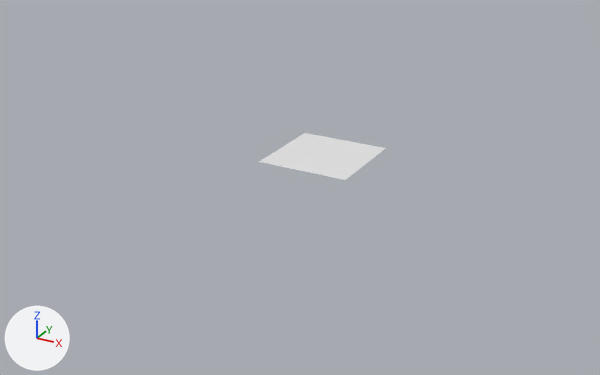
A saved change to the Blender file 00_filestructure/01_Models/lk-feld.blend.
Both versions are drawn from a 50 mm camera at (60.0, -117.4, 51.6) aimed at (-2.5, -3.9, -5.1). Every picture has the same lights, and +X, +Y and +Z are marked at lower left.
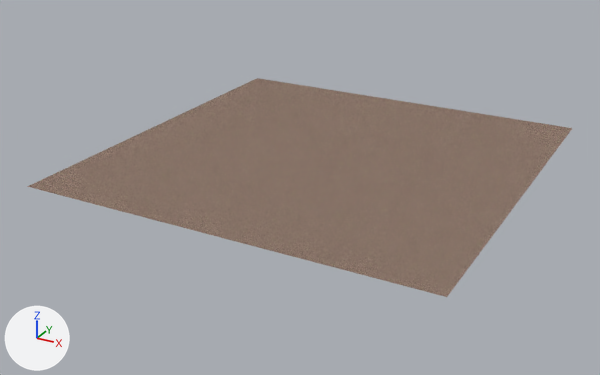
Location of each change, [x1, y1, x2, y2] in pixels of the pictures (600 x 375 px):
'Plane', recoloured, rescaled (white to brown, 327% wider, 358% taller)
    before: [259, 133, 386, 180]
    after: [27, 78, 573, 297]

Diff of the bpy script that builds the scene:
```diff
--- a/00_filestructure/01_Models/lk-feld.blend.py
+++ b/00_filestructure/01_Models/lk-feld.blend.py
@@ img_soilmud0091_1_s_jpg @@
+img_soilmud0091_1_s_jpg = load_image('SoilMud0091_1_S.jpg', '../02_Textures/SoilMud0091_1_S.jpg', 1024, 1024, 'sRGB')
@@ mat_material_001 @@
+mat_material_001 = diffuse_material('Material.001')
+mat_material_001.texture = img_soilmud0091_1_s_jpg
@@ me_plane_001 @@
 me_plane_001.from_pydata(...)  # 4 vertices, 1 face; spans x -1.0..1.0, y -1.0..1.0, z 0.0
+me_plane_001.materials.append(mat_material_001)  # picture img_soilmud0091_1_s_jpg
@@ ob_plane @@
 ob_plane.location = (0.0, 0.0, 0.0)
-ob_plane.scale = (-8.04, -8.04, -8.04)
+ob_plane.scale = (-34.1, -34.1, -34.1)
```
